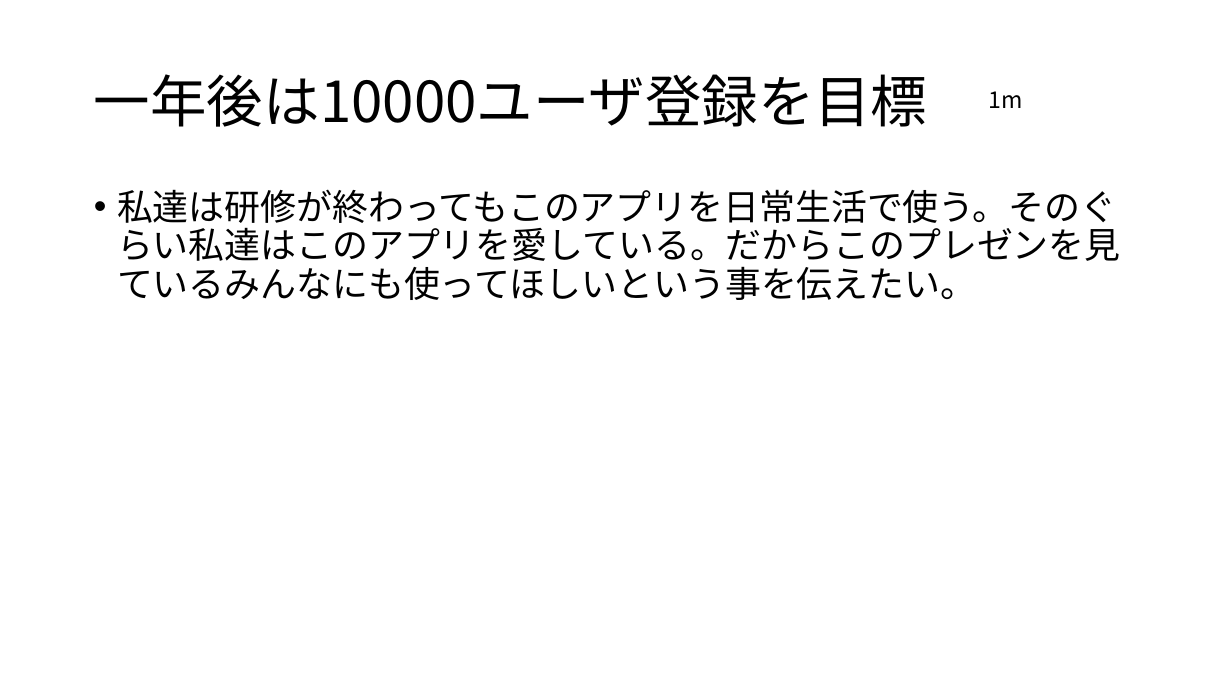
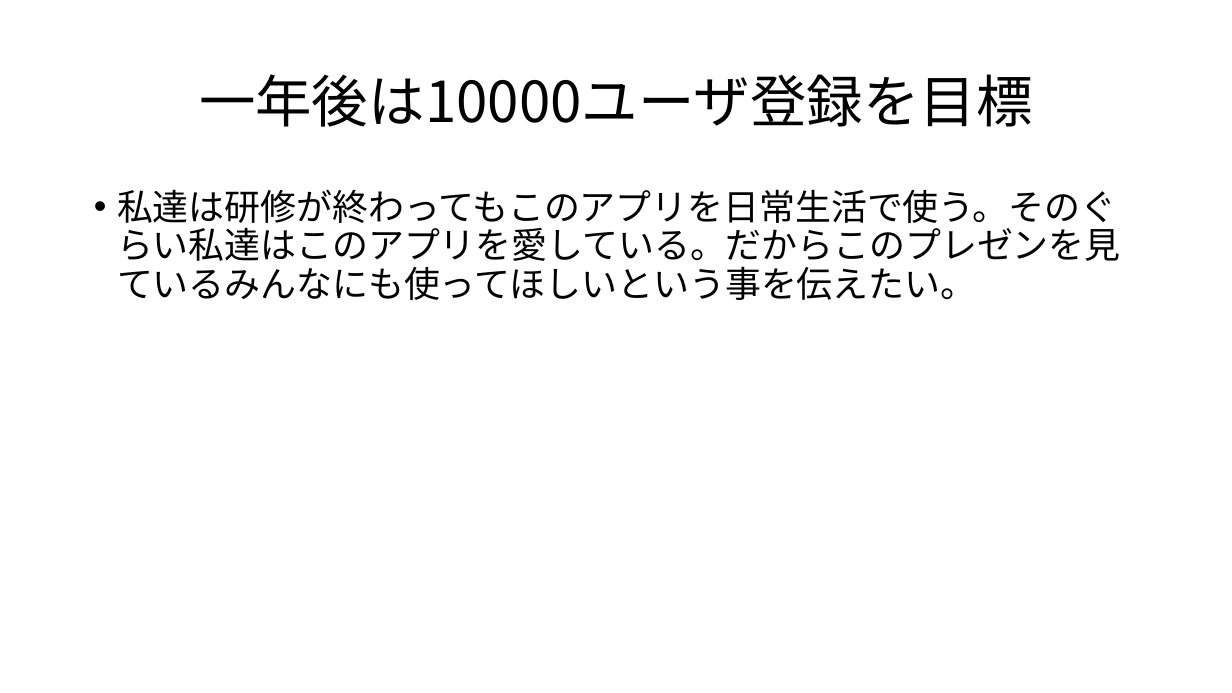
Before and after one commit to plusdojo2024/A2, a slide deck: slide 26 of doc/プレゼン資料/レコレコプレゼン資料(参考用).pptx (slide 19 before the commit). Drawn at 1232x693 pixels with LibreOffice and Linux fonts; fonts in the diff are those of the drawing. Boxes give left, top, right and bottom in pixels: in the first picture for what was removed or moved away, otherwise in the second. Text is boxed around its words. In the diff, an @@ line names an element or a change of style, - is before the commit and + after.

```diff
--- a/doc/プレゼン資料/レコレコプレゼン資料(参考用).pptx
+++ b/doc/プレゼン資料/レコレコプレゼン資料(参考用).pptx
@@ title "一年後は10000ユーザ登録を目標" at (199,74,1033,127): alignment left to centre @@
@@ text removed at (989,91,1023,108) @@
-1m
```
Also in this commit, not shown: 14 other slides changed, 12 slides added, 5 slides removed.
